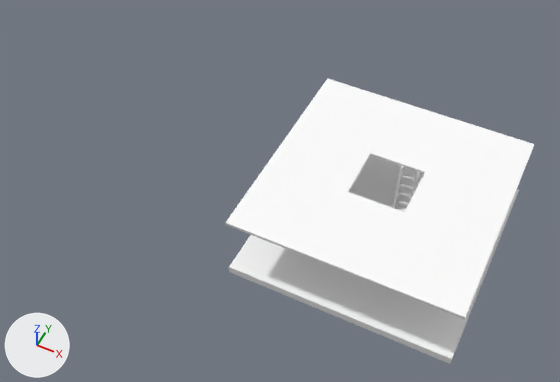
Renders of the Blender file scripts/core/resources/bricks.blend from each side of a commit.
Rendered twice from a 50 mm camera at (8.8, -57.9, 88.4) aimed at (-25.2, 10.0, 3.5). The lights are fixed; the arrows at lower left show +X, +Y and +Z. Objects named as collision shapes, trigger or cutter boxes, shadow casters or lower levels of detail are left out.
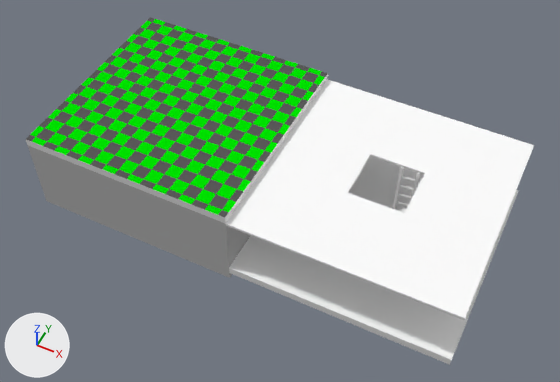
Where the change shows, as pixel boxes [x1, y1, x2, y2] in the pictures (560 x 382 px):
'Cube.007', moved
    before: [225, 78, 534, 364]
    after: [226, 79, 534, 365]
'plad', added
    after: [26, 17, 328, 278]
    faces in mat_blank_top_field (its picture is missing): [30, 19, 325, 215]
    faces in mat_gray50 (its picture is missing): [28, 146, 251, 278]
    faces in mat_blank_top_field_dark_csub (its picture is missing): [36, 22, 319, 209]
    faces in mat_blank_top_field_light_cadd (its picture is missing): [26, 17, 328, 217]
    faces in mat_blank_side (its picture is missing): [26, 74, 328, 224]

The change, as a list of edits to the scene's bpy script:
```text
Add mat_blank_top_field_light_cadd:
    mat_blank_top_field_light_cadd = diffuse_material('blank top field light cadd')
    mat_blank_top_field_light_cadd.base_color = (0.1, 0.1, 0.1)  # dark grey #595959
Add mat_blank_top_field_dark_csub:
    mat_blank_top_field_dark_csub = diffuse_material('blank top field dark csub')
    mat_blank_top_field_dark_csub.base_color = (0.1, 0.1, 0.1)  # dark grey #595959
Add mat_blank_top_field:
    mat_blank_top_field = diffuse_material('blank top field')
    mat_blank_top_field.base_color = (0.0, 0.78, 0.0)  # green #00e500
Add mat_gray50:
    mat_gray50 = diffuse_material('gray50')
    mat_gray50.base_color = (0.5, 0.5, 0.5)  # grey #bcbcbc
Add me_cube_004:
    me_cube_004.from_pydata(...)  # 336 vertices, 297 faces; spans x -48.0..-16.0, y -16.0..16.0, z -6.6..6.6
    # faces by material slot: [144, 64, 81, 4, 4]
    me_cube_004.materials.append(mat_blank_top_field)  # its picture is missing
    me_cube_004.materials.append(mat_blank_top_field_dark_csub)  # its picture is missing
    me_cube_004.materials.append(mat_blank_top_field_light_cadd)  # its picture is missing
    me_cube_004.materials.append(mat_blank_side)  # its picture is missing
    me_cube_004.materials.append(mat_gray50)  # its picture is missing
Change ob_cube_007:
    ob_cube_007.location: (-10.0, 12.0, 5.6) -> (-10.0, 12.0, 5.4)
Add ob_plad:
    ob_plad = bpy.data.objects.new('plad', me_cube_004)
    ob_plad.location = (-10.0, 12.0, 5.4)
```
